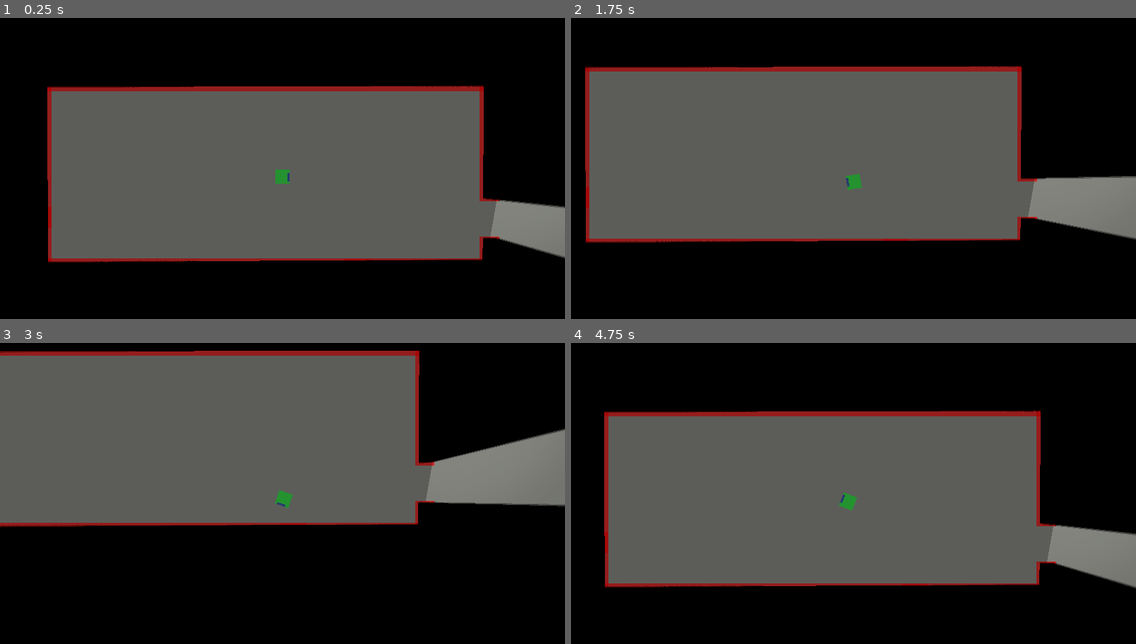
Above: before the commit, frames 1-4 (two rows, left to right).
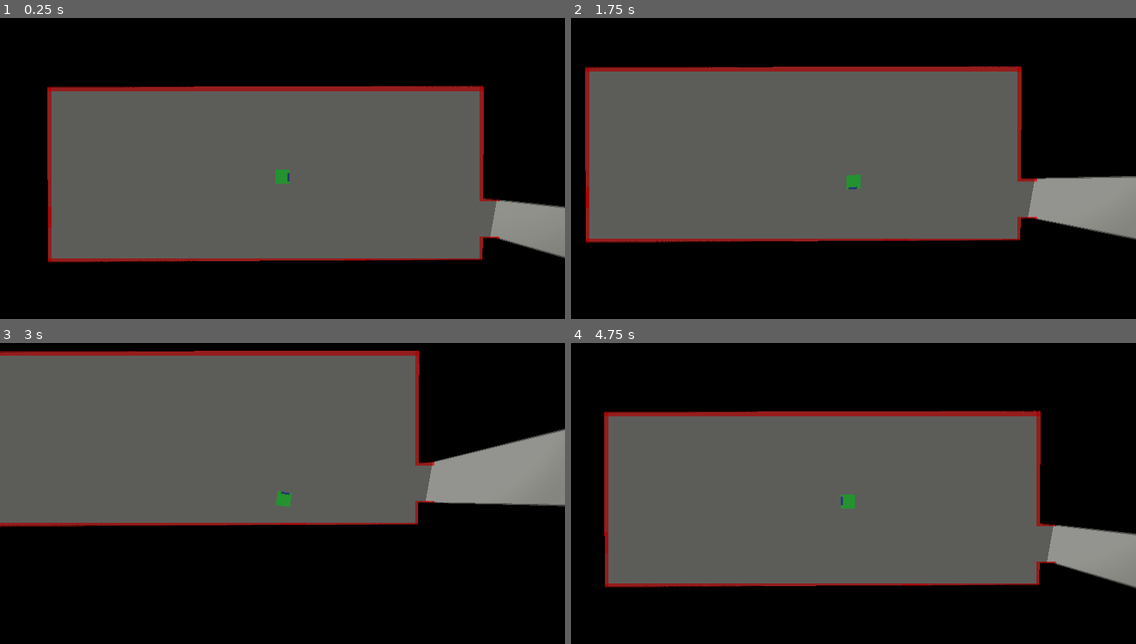
Above: after the commit, the same moments.

Repository: I3uckwheat/godot-occluded-vision-POC
Game: Godot game, scene res://light-test/light-test.tscn
The game is run twice, just before and just after one commit, with the same random seed, the same clock (stepped at 60 frames per second) and the same inputs.
Inputs (mouse positions are in pixels of both pictures, inside the frame that each line leads up to):
- Up to frame 1 (0.25 s): no input
- Up to frame 2 (1.75 s): tap Enter at 0.5 s; move the mouse to (977, 156) at 0.52 s; hold D (move_right) 0.53-1.28 s; hold Right mouse button (ready_weapon) 0.53-1.28 s; move the mouse to (740, 198) at 1.27 s; hold S (move_down) from 1.28 s (still down); right-click (740, 198) at 1.35 s
- Up to frame 3 (3 s): move the mouse to (339, 409) at 2.02 s; release S (move_down) at 2.03 s; hold D (move_right) 2.03-2.78 s; hold Right mouse button (ready_weapon) 2.03-2.78 s; move the mouse to (254, 586) at 2.77 s; hold W (move_up) from 2.78 s (still down); right-click (254, 586) at 2.85 s
- Up to frame 4 (4.75 s): move the mouse to (1023, 565) at 3.52 s; release W (move_up) at 3.53 s; hold Right mouse button (ready_weapon) 3.53-4.28 s; hold A (move_left) from 3.53 s (still down); move the mouse to (684, 439) at 4.27 s; right-click (684, 439) at 4.35 s

The runs differ from the first frame. In frame 2, less than 0.1% of the frame differs, in the area x 48-52%, y 51-58%; in frame 3, less than 0.1%, in the area x 48-52%, y 48-55%; in frame 4, less than 0.1%.

Commit message:
Upgrade player movement

Diff:
--- a/light-test/Player.gd
+++ b/light-test/Player.gd
@@ -2,31 +2,29 @@
 
 export var aiming_speed = 1.4
 export var normal_speed = 2.8
-
-func enable_shadow(val):
-#	$RedLight.shadow_enabled = val
-	pass
 
 # Called when the node enters the scene tree for the first time.
 func _ready():
 	$PlayerFOV.visible = true
 
 # Called every frame. 'delta' is the elapsed time since the previous frame.
-func _process(delta):
-	var velocity = Vector2.ZERO
+func _process(_delta):
+	var move_impulse = Vector2.ZERO
 
 	if Input.is_action_pressed("move_right"):
-		velocity.x = 1
+		move_impulse.x = 1
 	if Input.is_action_pressed("move_left"):
-		velocity.x = -1
+		move_impulse.x = -1
 	if Input.is_action_pressed("move_down"):
-		velocity.y = 1
+		move_impulse.y = 1
 	if Input.is_action_pressed("move_up"):
-		velocity.y = -1
+		move_impulse.y = -1
 
 	if Input.is_action_pressed("ready_weapon"):
+		#	Just create a child to rotate instead of this RigidBody2d
 		$Body.look_at(get_global_mouse_position())
-#		Just create a child to rotate instead of this RigidBody2d
+	else:
+		$Body.rotation = self.linear_velocity.angle()
 
 	if Input.is_action_just_pressed("ready_weapon"):
 		$Body/PlayerBody/Weapon.visible = true
@@ -37,6 +35,6 @@
 	if Input.is_action_pressed("ready_weapon"):
 		speed = aiming_speed
 
-	apply_central_impulse(velocity.normalized() * speed)
+	apply_central_impulse(move_impulse.normalized() * speed)
 
 # Use linear_velocity for facing while walking normally (not aiming)
--- a/light-test/test_level.tscn
+++ b/light-test/test_level.tscn
@@ -48,6 +48,7 @@
 [node name="Light2D" parent="Lights" instance=ExtResource( 2 )]
 position = Vector2( 420, -504 )
 texture_scale = 1.04
+random_flicker = true
 
 [node name="Walls" type="Node2D" parent="."]
 
